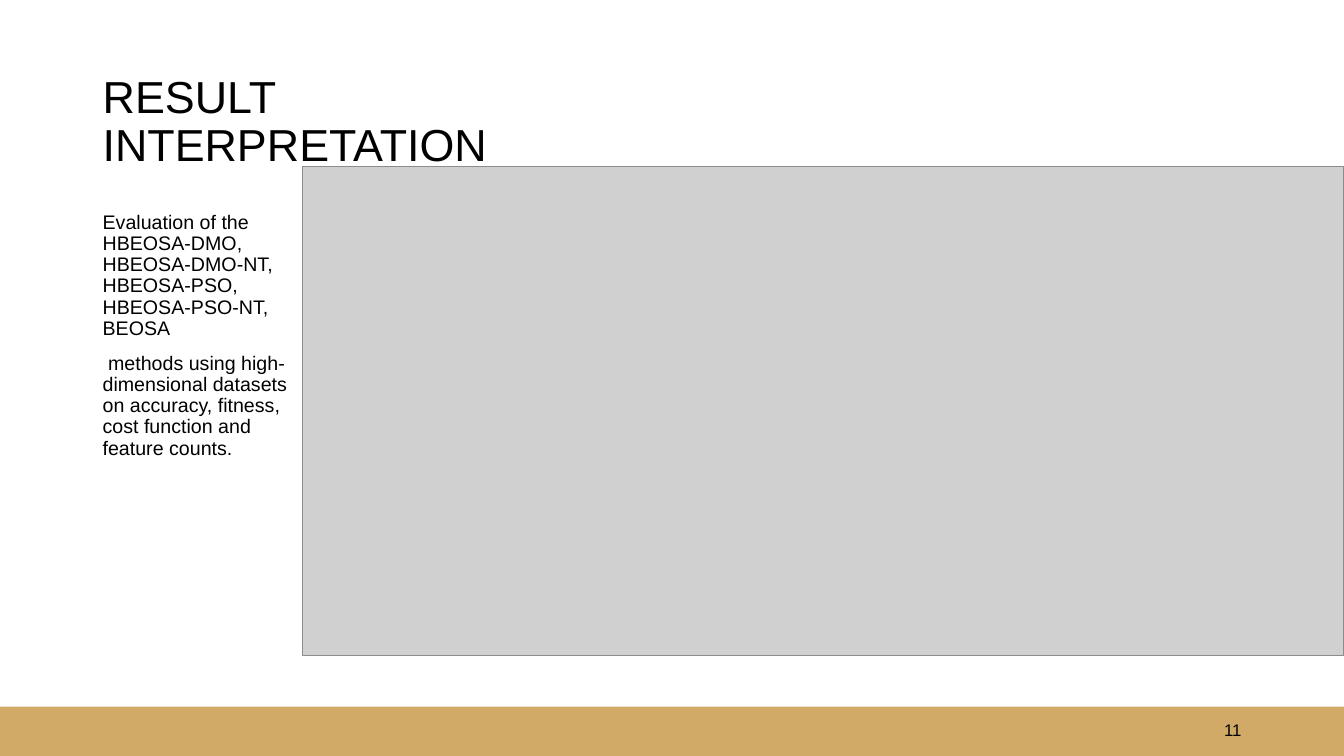
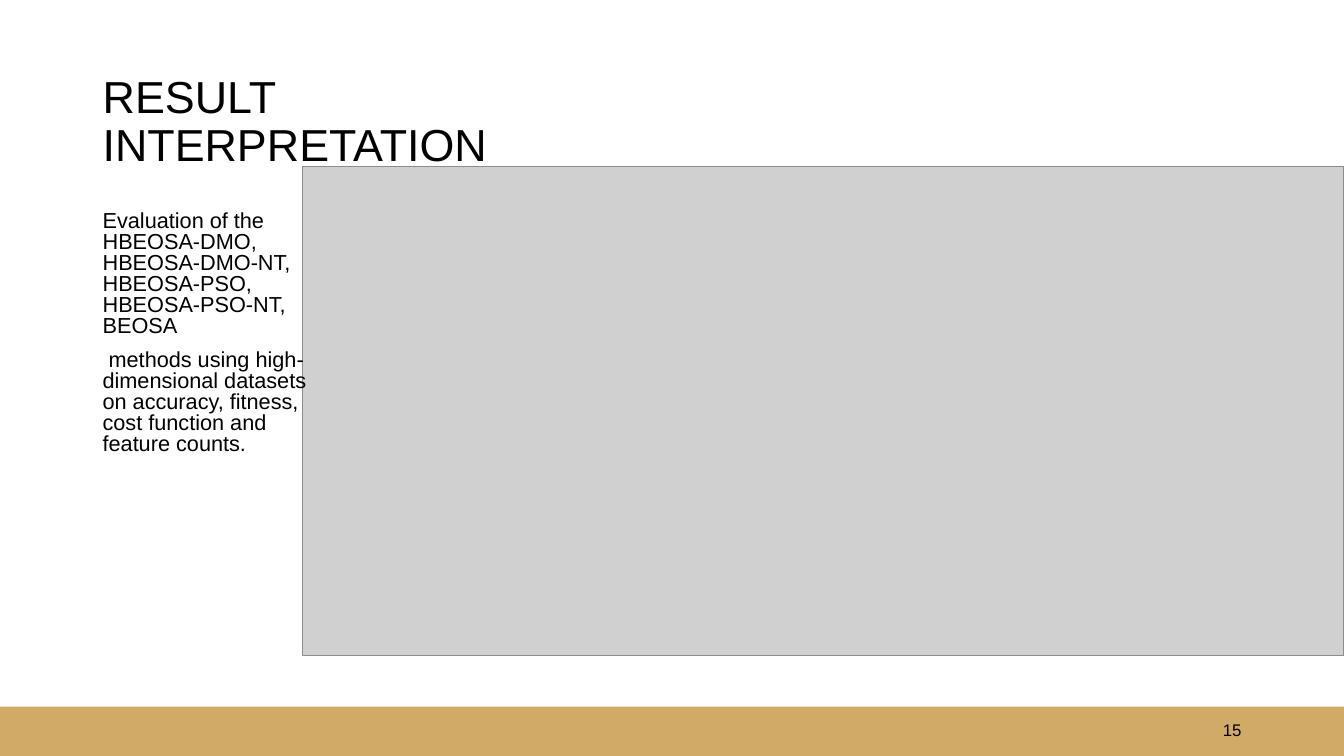
Before and after one commit to justicetetteh233/FINAL_YEAR_PROJECT_SEMI_FINISHED_VERSION, a slide deck: slide 15 of INSIGHT_SLIDES/An_adaptation_of_hybrid_binary_optimization_algorithms_for_3_version_presentation_1 copy.pptx (slide 11 before the commit). Drawn at 1344x756 pixels with LibreOffice and Linux fonts; fonts in the diff are those of the drawing; grey boxes stand for pictures; background and template pictures are left out. Boxes give left, top, right and bottom in pixels: in the first picture for what was removed or moved away, otherwise in the second. Text is boxed around its words. In the diff, an @@ line names an element or a change of style, - is before the commit and + after.

```diff
--- a/INSIGHT_SLIDES/An_adaptation_of_hybrid_binary_optimization_algorithms_for_3_version_presentation_1 copy.pptx
+++ b/INSIGHT_SLIDES/An_adaptation_of_hybrid_binary_optimization_algorithms_for_3_version_presentation_1 copy.pptx
@@ text "Evaluation of the HBEOSA-DMO, HBEOSA-DMO-NT, ..." at (103, 212, 306, 452): size 14 to 15.5 pt; line spacing 0.9 to 0.8 @@
@@ page number at (1223, 724, 1242, 736): text changed @@
-11
+15
```
Also in this commit, not shown: 5 other slides changed, 9 slides added, 6 slides removed, 10 other files.
